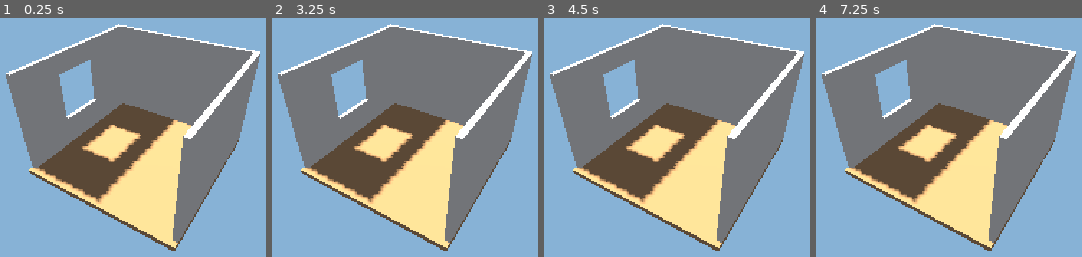
Above: before the commit, frames 1-4 (left to right).
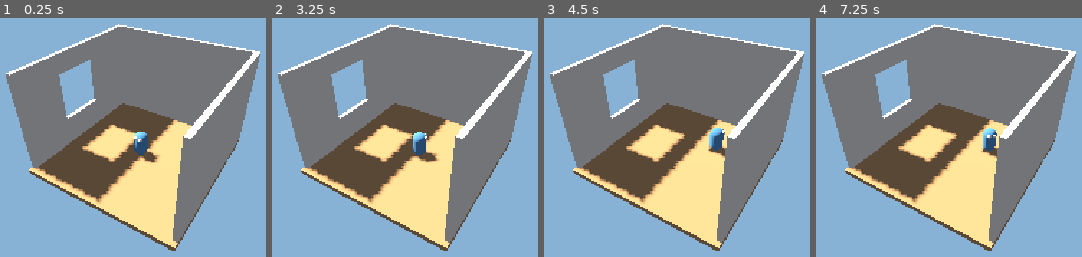
Above: after the commit, the same moments.

Repository: Marcovandelindt/Nook
Game: Godot game, scene res://main.tscn
The game is run twice, just before and just after one commit, with the same random seed, the same clock (stepped at 60 frames per second) and the same inputs.
Inputs:
- Up to frame 1 (0.25 s): no input
- Up to frame 2 (3.25 s): tap Enter at 0.5, 2 s; tap Space at 1.25, 2.75 s
- Up to frame 3 (4.5 s): tap Enter at 4.25 s
- Up to frame 4 (7.25 s): tap Space at 5 s

The runs differ from the first frame. In frame 1, 0.7% of the frame differs, in the area x 50-61%, y 47-61%; in frame 2, 0.8%, in the area x 51-63%, y 47-61%; in frame 3, 0.6%; in frame 4, 0.6%.

Commit message:
Phase 1: add creature with wandering movement and idle animations
Creature (creature.gd) picks random floor positions and walks to them
with smooth acceleration, deceleration and Y-axis rotation toward the
movement direction. CreatureView (creature_view.gd) renders a blue
capsule with two white eyes, a looping breathing scale animation and
random blinking via tweens.

Co-Authored-By: Claude Sonnet 4.6 <noreply@anthropic.com>

Diff:
--- /dev/null
+++ b/creature/creature.gd
@@ -0,0 +1,82 @@
+class_name Creature
+extends Node3D
+
+signal state_changed(new_state: int)
+
+enum State { IDLE, WALKING }
+
+const WALK_SPEED: float  = 1.5
+const ACCEL: float       = 5.0
+const ARRIVE_DIST: float = 0.15
+const TURN_SPEED: float  = 8.0
+const IDLE_MIN: float    = 2.0
+const IDLE_MAX: float    = 5.0
+const WANDER_X: float    = 2.5
+const WANDER_Z: float    = 2.5
+
+var state: State  = State.IDLE
+var speed: float  = 0.0
+
+var _target: Vector3   = Vector3.ZERO
+var _idle_timer: float = 0.0
+var _facing: float     = 0.0
+
+
+func _ready() -> void:
+	_pick_idle()
+
+
+func _process(delta: float) -> void:
+	match state:
+		State.IDLE:    _tick_idle(delta)
+		State.WALKING: _tick_walk(delta)
+
+
+func _tick_idle(delta: float) -> void:
+	speed = move_toward(speed, 0.0, ACCEL * delta)
+	_idle_timer -= delta
+	if _idle_timer <= 0.0:
+		_start_walk()
+
+
+func _tick_walk(delta: float) -> void:
+	var diff: Vector3 = _target - position
+	diff.y = 0.0
+	var dist: float = diff.length()
+
+	if dist < ARRIVE_DIST:
+		speed = 0.0
+		_set_state(State.IDLE)
+		_pick_idle()
+		return
+
+	# Decelerate in the last 0.5 m so it doesn't overshoot
+	var desired: float = WALK_SPEED if dist > 0.5 else WALK_SPEED * (dist / 0.5)
+	speed = move_toward(speed, desired, ACCEL * delta)
+
+	var dir: Vector3 = diff.normalized()
+	var target_angle: float = atan2(dir.x, dir.z)
+	_facing = lerp_angle(_facing, target_angle, TURN_SPEED * delta)
+
+	position += Vector3(sin(_facing), 0.0, cos(_facing)) * speed * delta
+	rotation.y = _facing
+
+
+func _start_walk() -> void:
+	_target = Vector3(
+		randf_range(-WANDER_X, WANDER_X),
+		0.0,
+		randf_range(-WANDER_Z, WANDER_Z)
+	)
+	_set_state(State.WALKING)
+
+
+func _pick_idle() -> void:
+	_idle_timer = randf_range(IDLE_MIN, IDLE_MAX)
+
+
+func _set_state(new_state: State) -> void:
+	if state == new_state:
+		return
+	state = new_state
+	state_changed.emit(new_state)
--- /dev/null
+++ b/creature/creature_view.gd
@@ -0,0 +1,98 @@
+class_name CreatureView
+extends Node3D
+
+# Body: capsule with radius BODY_R and cylindrical section BODY_H.
+# BODY_BASE_Y keeps the bottom of the capsule flush with y = 0 (the floor).
+const BODY_R: float      = 0.28
+const BODY_H: float      = 0.50
+const BODY_BASE_Y: float = BODY_H * 0.5 + BODY_R
+
+# Eyes sit near the top of the capsule, slightly forward (+z = facing direction)
+const EYE_R: float = 0.08
+const EYE_X: float = 0.11
+const EYE_Y: float = 0.88
+const EYE_Z: float = 0.24
+
+@export var body_color: Color = Color(0.35, 0.60, 0.80)
+@export var eye_color: Color  = Color(0.95, 0.95, 0.95)
+
+var _body:  MeshInstance3D
+var _eye_l: MeshInstance3D
+var _eye_r: MeshInstance3D
+var _blink_timer: float = 0.0
+var _blink_tween: Tween
+
+
+func _ready() -> void:
+	_build()
+	_start_breathing()
+	_schedule_blink()
+
+
+func _process(delta: float) -> void:
+	_blink_timer -= delta
+	if _blink_timer <= 0.0:
+		_do_blink()
+		_schedule_blink()
+
+
+func _build() -> void:
+	_body = _capsule(BODY_R, BODY_H, body_color)
+	_body.position.y = BODY_BASE_Y
+	add_child(_body)
+
+	_eye_l = _sphere(EYE_R, eye_color)
+	_eye_l.position = Vector3(-EYE_X, EYE_Y, EYE_Z)
+	add_child(_eye_l)
+
+	_eye_r = _sphere(EYE_R, eye_color)
+	_eye_r.position = Vector3(EYE_X, EYE_Y, EYE_Z)
+	add_child(_eye_r)
+
+
+func _start_breathing() -> void:
+	var t: Tween = create_tween().set_loops()
+	t.tween_property(_body, "scale:y", 1.04, 1.8) \
+		.set_ease(Tween.EASE_IN_OUT).set_trans(Tween.TRANS_SINE)
+	t.tween_property(_body, "scale:y", 1.00, 1.8) \
+		.set_ease(Tween.EASE_IN_OUT).set_trans(Tween.TRANS_SINE)
+
+
+func _schedule_blink() -> void:
+	_blink_timer = randf_range(2.5, 7.0)
+
+
+func _do_blink() -> void:
+	if _blink_tween != null and _blink_tween.is_running():
+		return
+	_blink_tween = create_tween()
+	_blink_tween.tween_property(_eye_l, "scale:y", 0.1, 0.06)
+	_blink_tween.parallel().tween_property(_eye_r, "scale:y", 0.1, 0.06)
+	_blink_tween.tween_property(_eye_l, "scale:y", 1.0, 0.10)
+	_blink_tween.parallel().tween_property(_eye_r, "scale:y", 1.0, 0.10)
+
+
+func _capsule(radius: float, height: float, color: Color) -> MeshInstance3D:
+	var mi   := MeshInstance3D.new()
+	var mesh := CapsuleMesh.new()
+	mesh.radius = radius
+	mesh.height = height + radius * 2.0
+	mi.mesh = mesh
+	mi.material_override = _mat(color)
+	return mi
+
+
+func _sphere(radius: float, color: Color) -> MeshInstance3D:
+	var mi   := MeshInstance3D.new()
+	var mesh := SphereMesh.new()
+	mesh.radius = radius
+	mesh.height = radius * 2.0
+	mi.mesh = mesh
+	mi.material_override = _mat(color)
+	return mi
+
+
+func _mat(color: Color) -> StandardMaterial3D:
+	var mat := StandardMaterial3D.new()
+	mat.albedo_color = color
+	return mat
--- a/main.gd
+++ b/main.gd
@@ -1,6 +1,8 @@
 extends Node3D
 
-const RoomView := preload("res://room/room_view.gd")
+const RoomView     := preload("res://room/room_view.gd")
+const Creature     := preload("res://creature/creature.gd")
+const CreatureView := preload("res://creature/creature_view.gd")
 
 
 func _ready() -> void:
@@ -8,6 +10,7 @@
 	_setup_camera()
 	_setup_lighting()
 	_add_room()
+	_add_creature()
 
 
 func _setup_world() -> void:
@@ -42,3 +45,10 @@
 func _add_room() -> void:
 	var room := RoomView.new()
 	add_child(room)
+
+
+func _add_creature() -> void:
+	var creature := Creature.new()
+	var view     := CreatureView.new()
+	creature.add_child(view)
+	add_child(creature)
